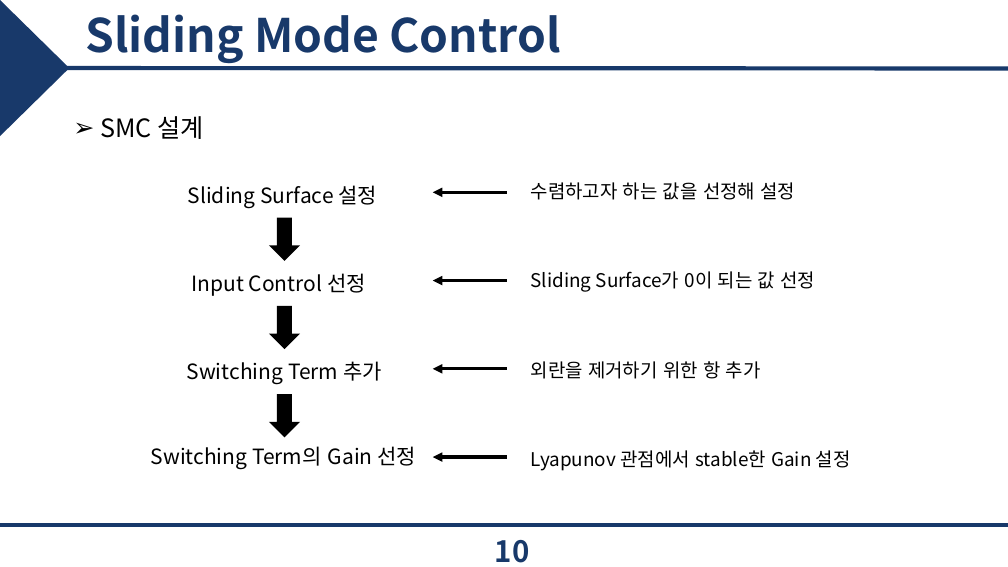
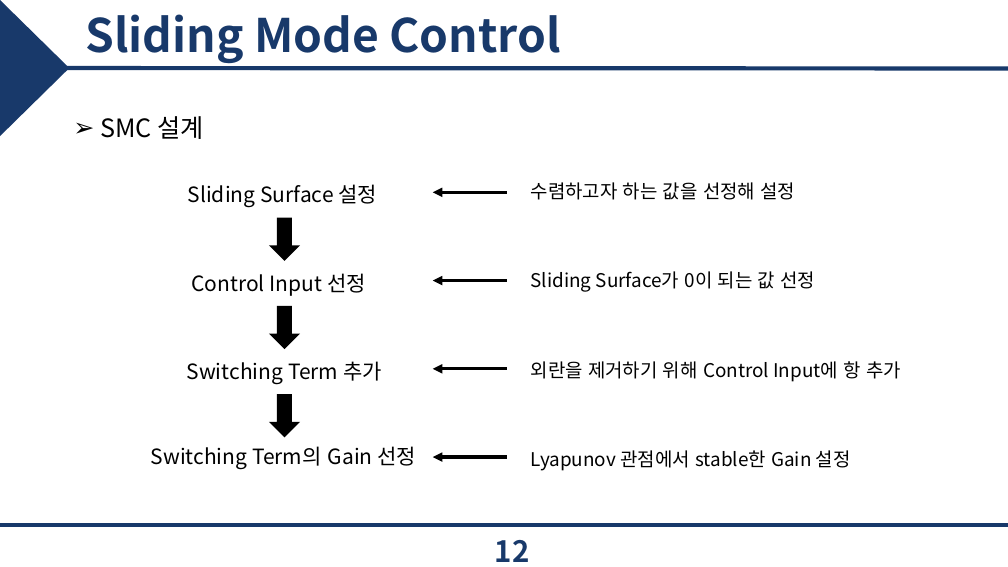
Before and after one commit to epoxx-arch/Torque_vectoringthesis, a slide deck: slide 12 of 졸업 논문/JCCI 발표.pptx (slide 10 before the commit). Drawn at 1008x567 pixels with LibreOffice and Linux fonts; fonts in the diff are those of the drawing; background and template pictures are left out. Boxes give left, top, right and bottom in pixels: in the first picture for what was removed or moved away, otherwise in the second. Text is boxed around its words. In the diff, an @@ line names an element or a change of style, - is before the commit and + after.

```diff
--- a/졸업 논문/JCCI 발표.pptx
+++ b/졸업 논문/JCCI 발표.pptx
@@ text at (191, 273, 366, 296): text changed @@
-Input Control 선정
+Control Input 선정
@@ text at (531, 361, 901, 382): text changed @@
-외란을 제거하기 위한 항 추가
+외란을 제거하기 위해 Control Input에 항 추가
@@ page number at (495, 540, 530, 562): text changed @@
-10
+12
```
Also in this commit, not shown: 10 other slides changed, 3 slides added, 2 slides removed, 30 other files.
